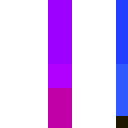
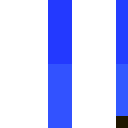
Before/after of a (128, 128) layered artwork. What changed in the layer stack:
painted on "Background" over 48, 0, 72, 128
